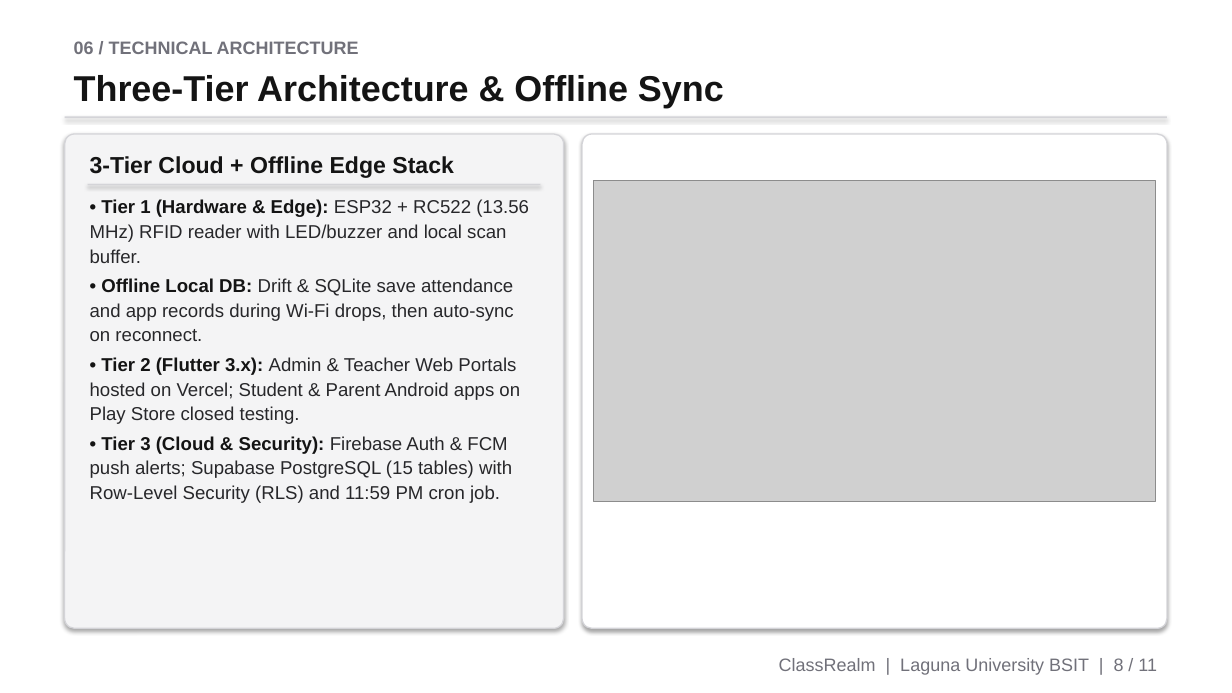
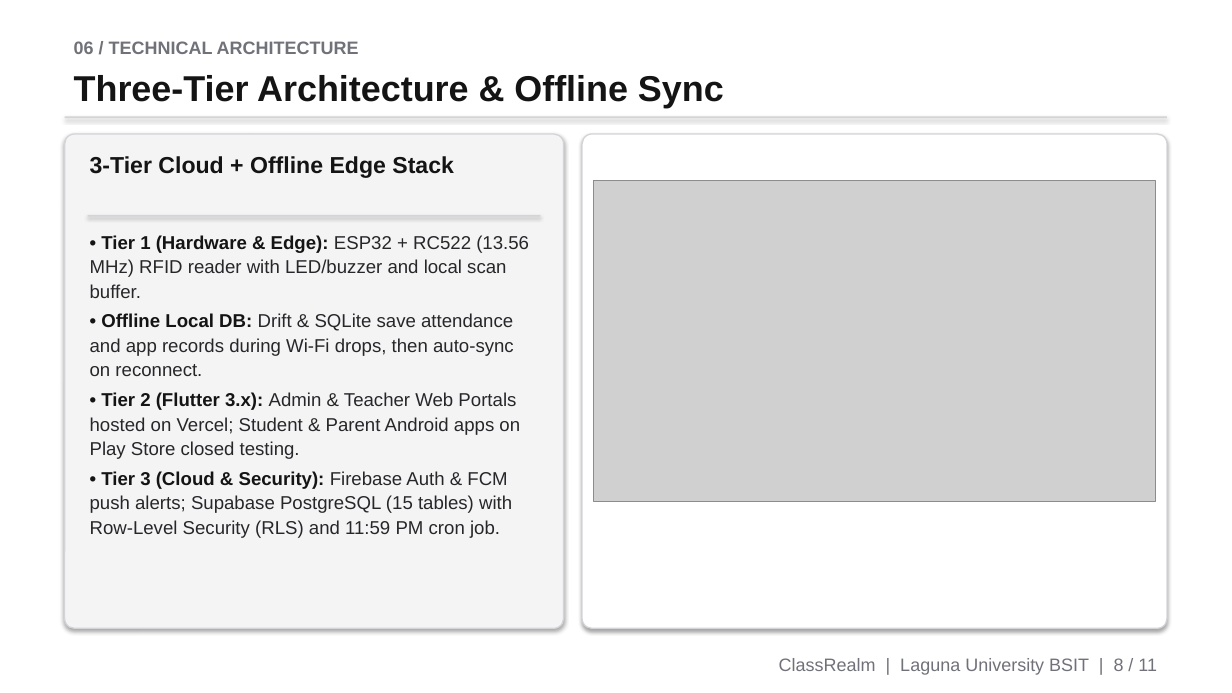
Before and after one commit to ljcalica071-cmd/class_realm01, a slide deck: slide 8 of ClassRealm_Final_Defense_Presentation.pptx. Drawn at 1232x693 pixels with LibreOffice and Linux fonts; fonts in the diff are those of the drawing; grey boxes stand for pictures. Boxes give left, top, right and bottom in pixels: in the first picture for what was removed or moved away, otherwise in the second. Text is boxed around its words. In the diff, an @@ line names an element or a change of style, - is before the commit and + after.

Commit message:
feat: attendance roster lazy loading, validator & auth enhancements, parent/student UI polish, final capstone docs, and update web build

```diff
--- a/ClassRealm_Final_Defense_Presentation.pptx
+++ b/ClassRealm_Final_Defense_Presentation.pptx
@@ text "• Tier 1 (Hardware & ...": place and size @@
-text "• Tier 1 (Hardware & ..." at (90, 199, 529, 503)
+text "• Tier 1 (Hardware & ..." at (90, 235, 529, 538)
@@ rectangle: place and size @@
-rectangle at (88, 184, 541, 185)
+rectangle at (88, 215, 541, 216)
```
Also in this commit, not shown: 8 other slides changed, 31 other files.
